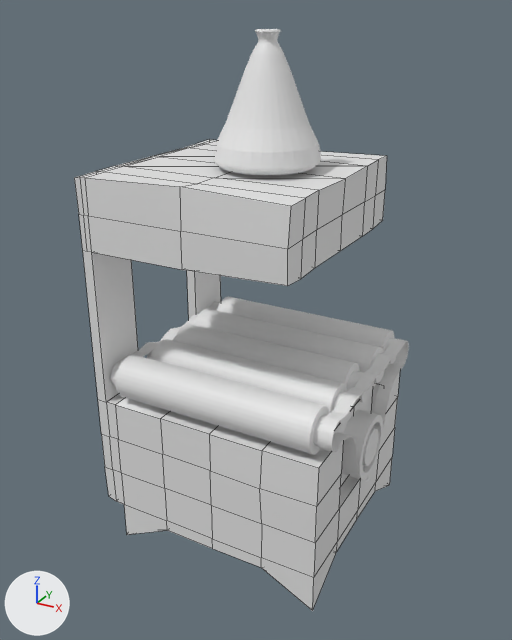
The FBX model Assets/Models/Bottlemaker.fbx, before and after one commit.
Both versions are drawn from a camera (50 mm lens) standing at (1.39, -2.63, 2.43) and looking at (-0.03, -0.05, 1.14). Lighting does not change. The marker at lower left points along +X, +Y and +Z. Mesh edges are drawn as thin lines on the coarser meshes. Where no turn or scale is listed for an object, it has been applied to the vertices. Vertices at the same position are counted once.

Names of what the first picture shows: 'Base', 'Belt', 'Bottle', 'Rollers', 'Spinner'.
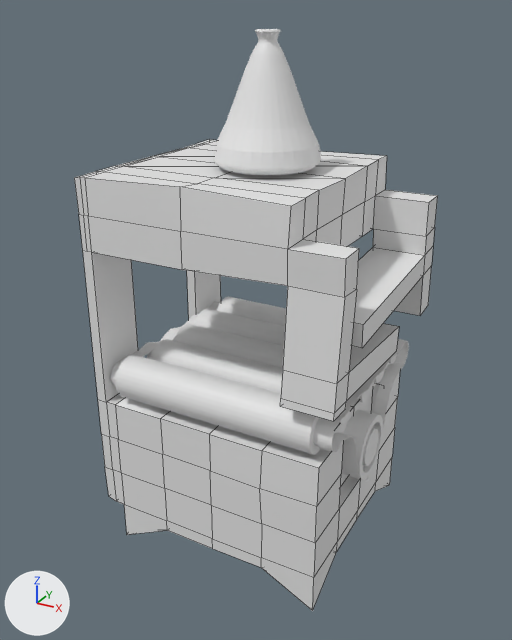
What differs and where, as boxes (x1, y1, x2, y2) in the pictures (512 x 640 px):
'Base', reshaped (12% wider): before (74, 139, 400, 611); after (74, 139, 438, 611)
part 1 of me_cube_001, built on: before (288, 190, 385, 286); after (281, 190, 438, 421)

The change in detail:
me_cube_001 is used by ob_base; location (0.0, 0.0, 1.04).
me_cube_001 had 292 vertices, 280 faces and spanned x -0.6..0.5, y -0.51..0.5, z -0.98..0.79.
me_cube_001 now has 332 vertices, 320 faces and spans x -0.6..0.6, y -0.53..0.53, z -0.98..0.79.
Part 1, on me_cube_001:
2 faces are deleted.
29 vertices are added at x 0.34..0.6, y -0.53..0.53, z -0.02..0.63.
6 new vertices lie (0.25, 0.0, 0.0) away from vertices in x 0.35, y 0.38..0.53, z 0.08..0.39.
5 new vertices lie (0.0, 0.01, 0.12) away from vertices in x 0.34..0.56, y -0.53..0.19, z -0.02..0.04.
42 new faces join them.
